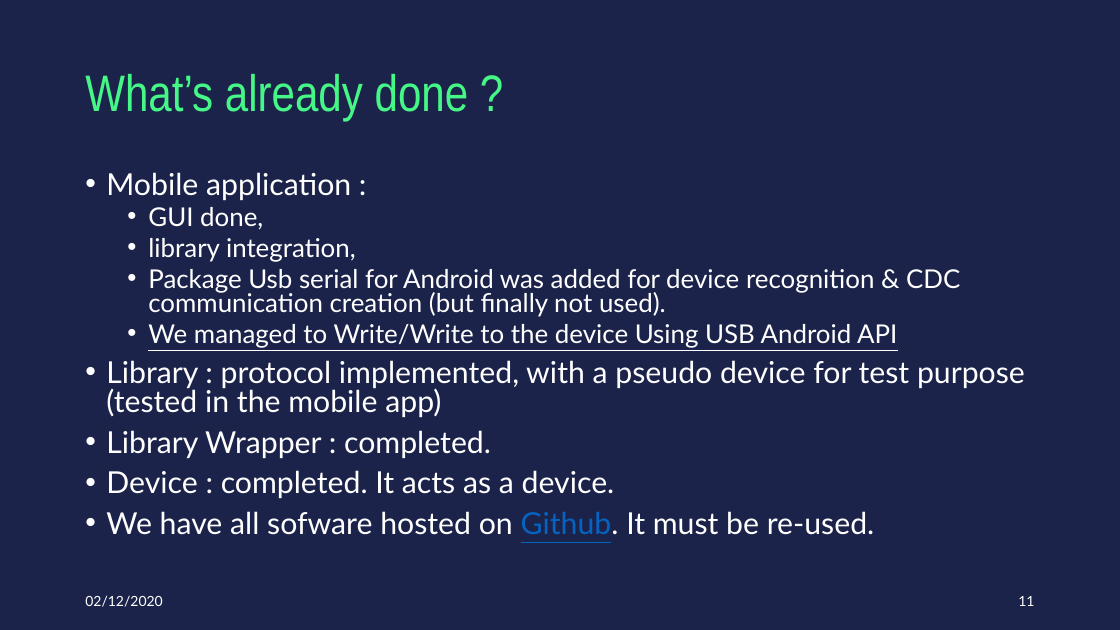
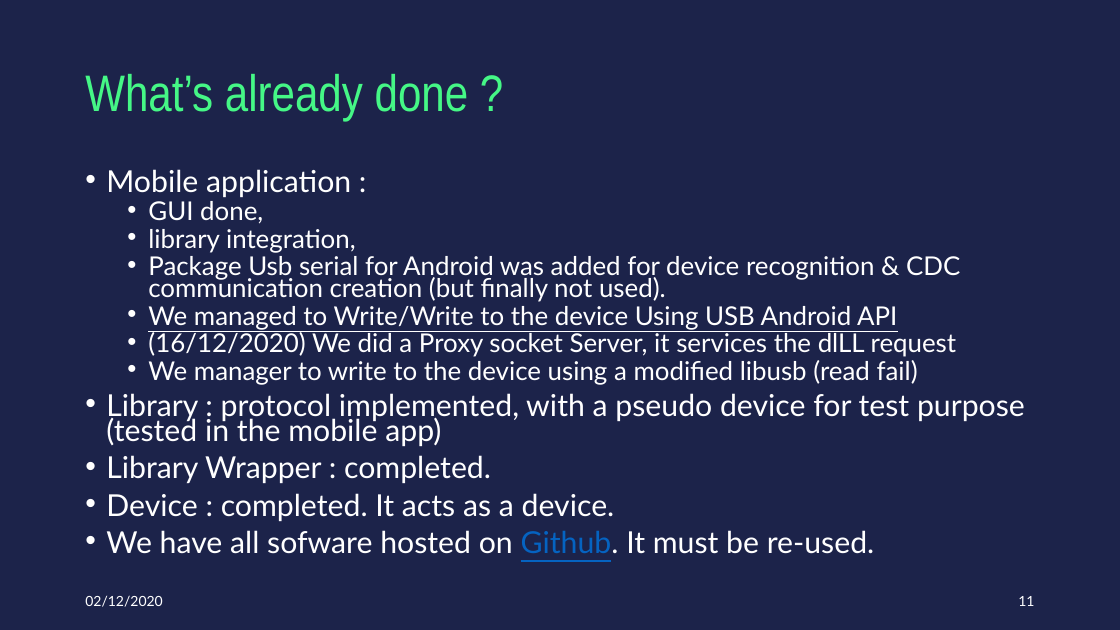
Before and after one commit to bizulk/Android-USB-Host-Link, a slide deck: slide 11 of 20201202_AndroidFilaire_ProjectRequirements.pptx. Drawn at 1120x630 pixels with LibreOffice and Linux fonts; fonts in the diff are those of the drawing. Boxes give left, top, right and bottom in pixels: in the first picture for what was removed or moved away, otherwise in the second. Text is boxed around its words. In the diff, an @@ line names an element or a change of style, - is before the commit and + after.

```diff
--- a/20201202_AndroidFilaire_ProjectRequirements.pptx
+++ b/20201202_AndroidFilaire_ProjectRequirements.pptx
@@ text at <box>106,169,1025,554</box>: line spacing 0.8 to 0.7 @@
@@ text at <box>148,331,957,385</box>: paragraphs added @@
+  • (16/12/2020) We did a Proxy socket Server, it services the dlLL request
+  • We manager to write to the device using a modified libusb (read fail)
```
Also in this commit, not shown: 1 other slide changed.
